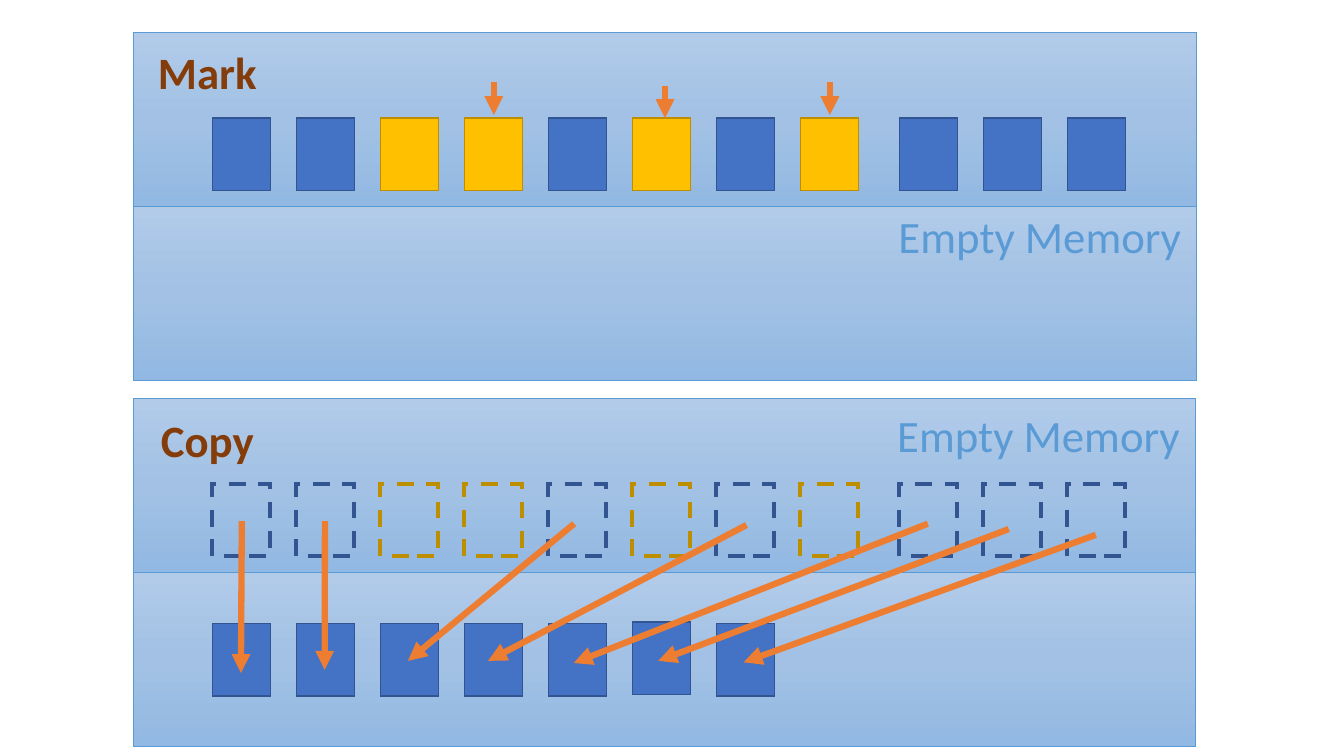
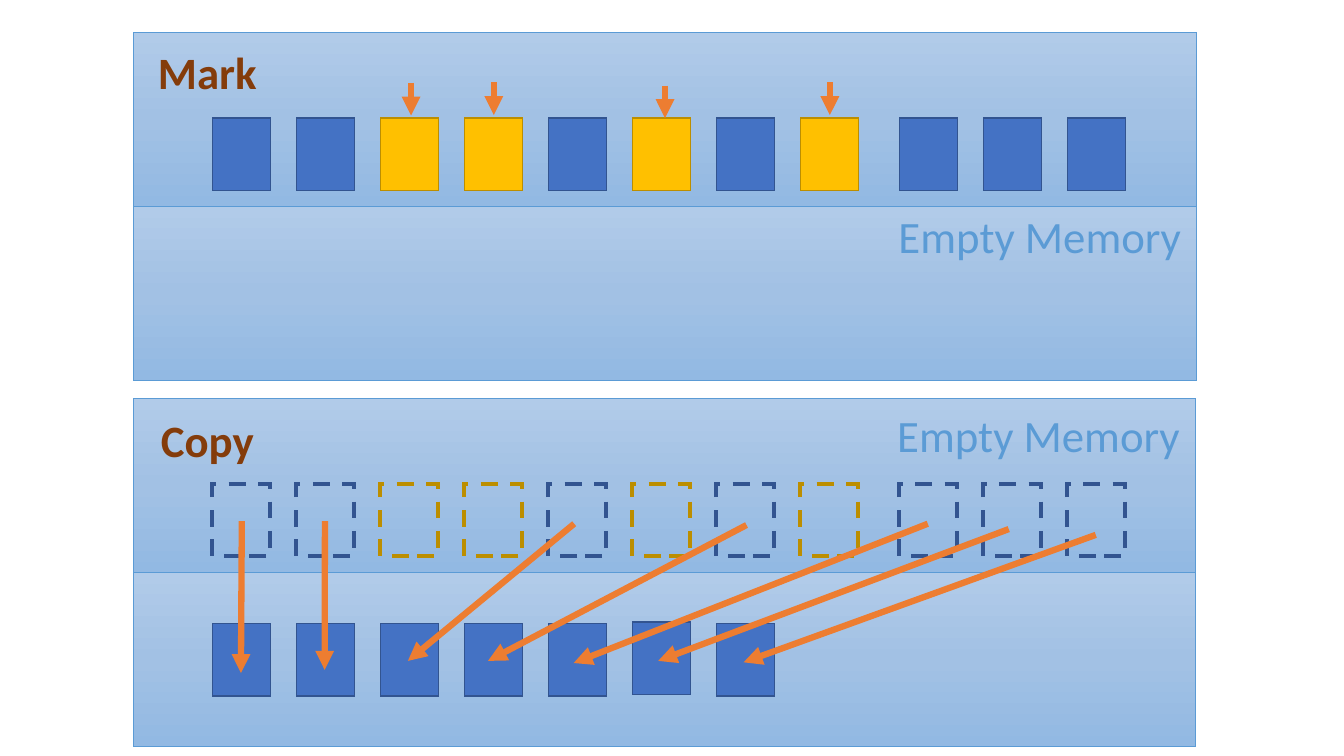
Before and after one commit to BruceHenry/brucehenry.github.io, a slide deck: slide 7 of blog/public/2018/02/14/Introduction-to-Java-Garbage-Collection/Java-GC.pptx. Drawn at 1344x756 pixels with LibreOffice and Linux fonts; fonts in the diff are those of the drawing. Boxes give left, top, right and bottom in pixels: in the first picture for what was removed or moved away, otherwise in the second. Text is boxed around its words. In the diff, an @@ line names an element or a change of style, - is before the commit and + after.

```diff
--- a/blog/public/2018/02/14/Introduction-to-Java-Garbage-Collection/Java-GC.pptx
+++ b/blog/public/2018/02/14/Introduction-to-Java-Garbage-Collection/Java-GC.pptx
@@ arrow added from (411, 83) to (411, 116), #ED7D31 4.5 pt @@
```
Also in this commit, not shown: 1 slide added, 1 slide removed, 3 other files.
